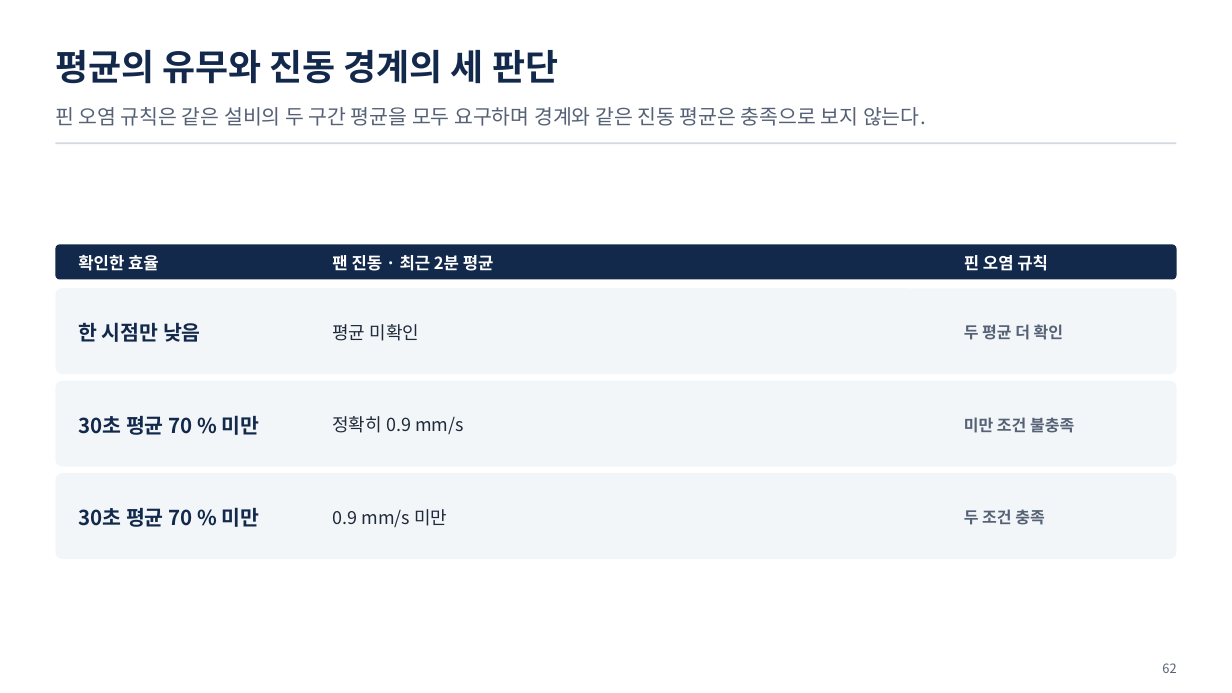
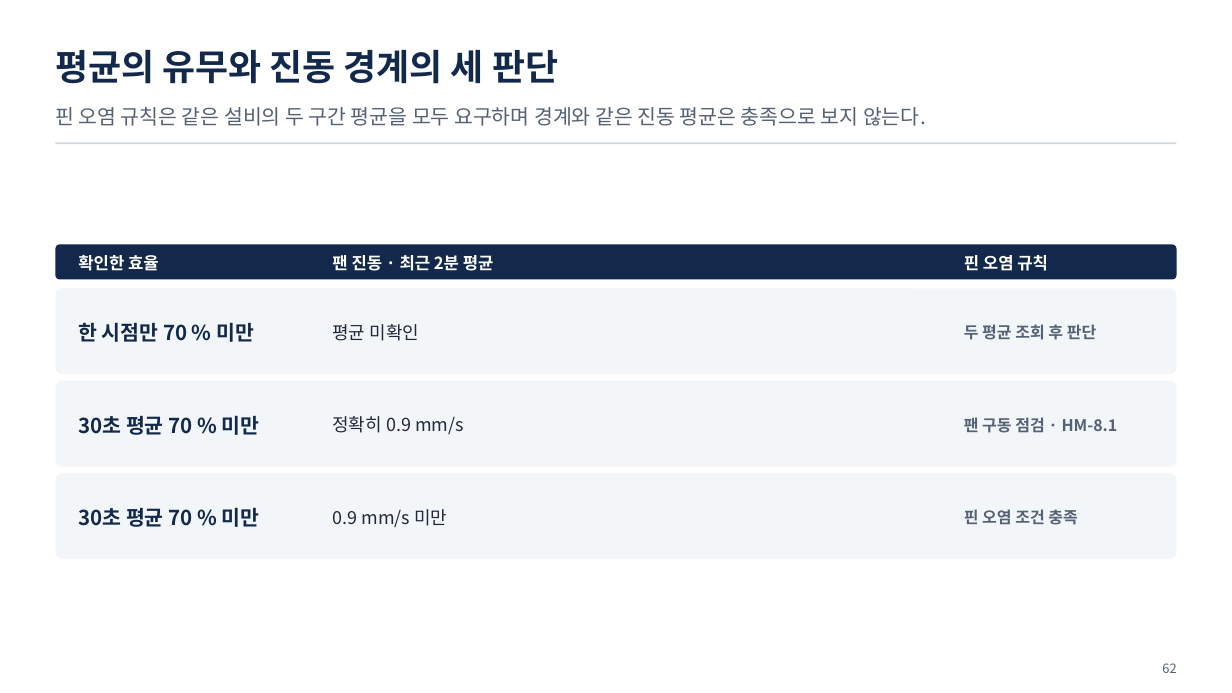
Before and after one commit to uengine-oss/hyd-iot-edu, a slide deck: slide 62 of workspace/강의제작/산출물/통합반/이론/04회차/통합반_04일차.pptx. Drawn at 1232x693 pixels with LibreOffice and Linux fonts; fonts in the diff are those of the drawing. Boxes give left, top, right and bottom in pixels: in the first picture for what was removed or moved away, otherwise in the second. Text is boxed around its words. In the diff, an @@ line names an element or a change of style, - is before the commit and + after.

Commit message:
통합반 4회차 56~66장 원문·조회 경계와 현장 승인 설명을 고치고 실제 렌더·낭독을 검증한다

```diff
--- a/workspace/강의제작/산출물/통합반/이론/04회차/통합반_04일차.pptx
+++ b/workspace/강의제작/산출물/통합반/이론/04회차/통합반_04일차.pptx
@@ text at (78,322,254,342): text changed @@
-한 시점만 낮음
+한 시점만 70 % 미만
@@ text at (964,324,1096,340): text changed @@
-두 평균 더 확인
+두 평균 조회 후 판단
@@ text at (964,417,1118,433): text changed @@
-미만 조건 불충족
+팬 구동 점검 · HM-8.1
@@ text at (964,509,1077,525): text changed @@
-두 조건 충족
+핀 오염 조건 충족
```
Also in this commit, not shown: 10 other slides changed, 29 other files.
